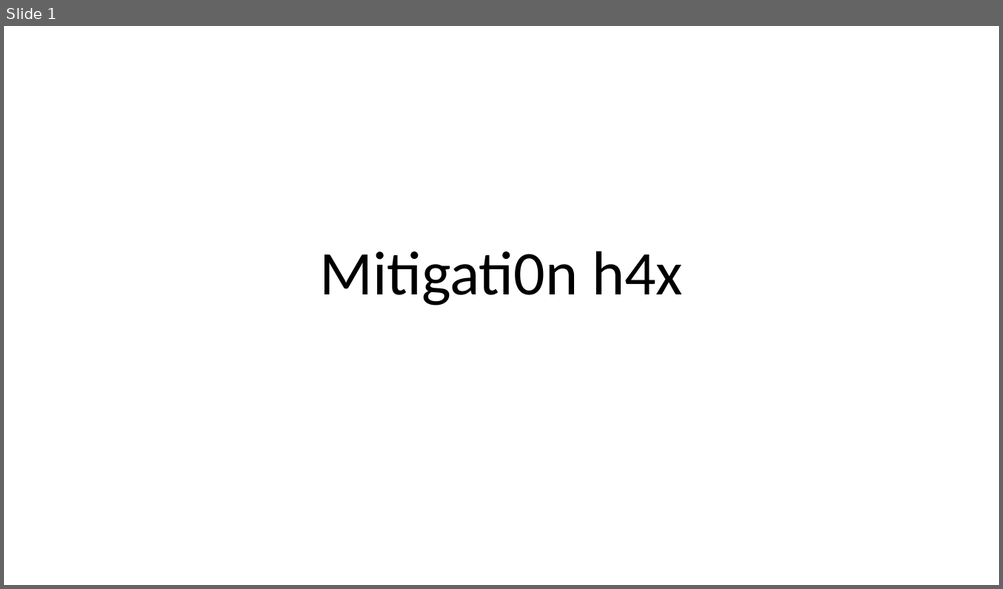
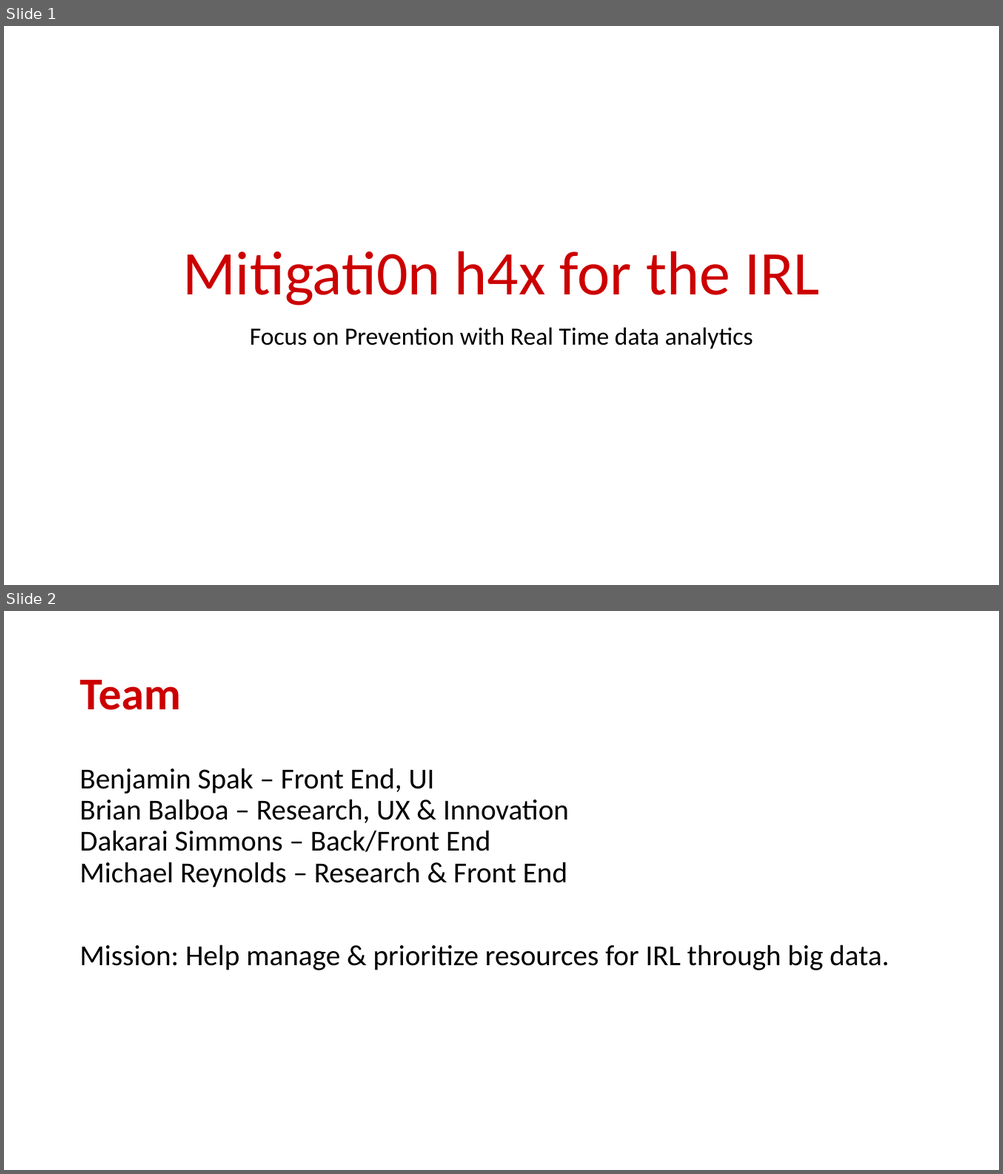
Before and after one commit to bbalboa/dedpool, a slide deck: PRESENTATION/Mitigati0n h4x.pptx. Shown one above the other, each under a label of ours: slide 1 before the commit, slides 1 and 2 after it. The pictures are 1003x589 and 1003x1174 pixels, drawn with LibreOffice and Linux fonts; fonts in the diff are those of the drawing; background and template pictures are left out. Boxes give left, top, right and bottom in pixels: in the first picture for what was removed or moved away, otherwise in the second. Text is boxed around its words. In the diff, an @@ line names an element or a change of style, - is before the commit and + after.

```diff
--- a/PRESENTATION/Mitigati0n h4x.pptx
+++ b/PRESENTATION/Mitigati0n h4x.pptx
@@ slide 2 added at [4, 611, 999, 1170], background picture (left out) @@
@@ title added at [79, 680, 181, 710], 44 pt, text #CC0000, bold @@
+Team
@@ text added at [79, 768, 888, 971], 28 pt, text #000000 @@
+Benjamin Spak – Front End, UI
+Brian Balboa – Research, UX & Innovation
+Dakarai Simmons – Back/Front End
+Michael Reynolds – Research & Front End
+Mission: Help manage & prioritize resources for IRL through big data.
@@ slide 1 changed as well @@
@@ title at [182, 251, 819, 306]: text changed; text colour #000000 to #CC0000 @@
-Mitigati0n h4x
+Mitigati0n h4x for the IRL
@@ subtitle added at [250, 327, 753, 349], 24 pt, text #000000 @@
+Focus on Prevention with Real Time data analytics
```
Also in this commit, not shown: 1 other slide changed, 4 other slides added, 6 other files.
